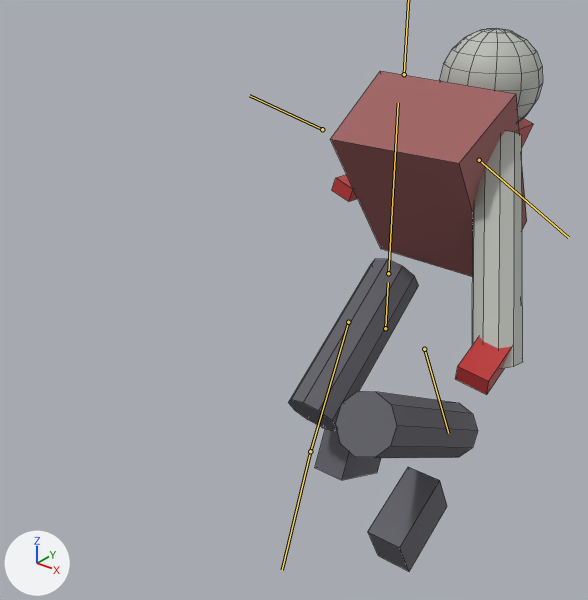
The FBX model Assets/Models/Characters/Zombie_Runner.fbx as it was, and as the next commit left it.
Camera for both pictures: a camera (50 mm lens) standing at (1.011, -1.654, 1.876) and looking at (-0.168, -0.181, 0.963). Every picture has the same lights, and +X, +Y and +Z are marked at lower left. The older version comes first. Both versions are drawn at frame 9 of the action 'Zombie_Runner_Rig|Walk'; the numbers are the values there. The bones that change, and the others that lie on the model, are drawn over the model as lines. Mesh edges are drawn as thin lines.

Objects in the first picture: 'Zombie_Runner'.
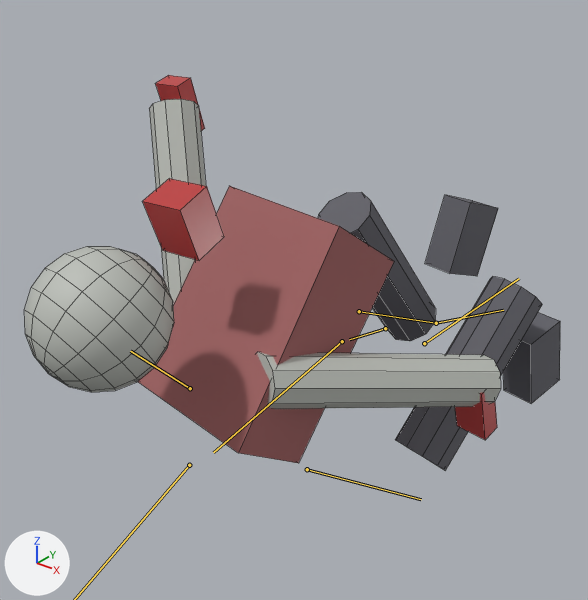
Location of each change, (x1, y1, x2, y2) in pixels of the pictures (588 x 600 px):
'Zombie_Runner', posed (111% wider, 27% shorter)
    before: (289, 28, 543, 571)
    after: (24, 75, 560, 470)
bone 'Hips', root to tip
    before: (385, 328) to (388, 282)
    after: (385, 328) to (349, 339)
bone 'Spine', root to tip
    before: (388, 273) to (398, 103)
    after: (342, 341) to (213, 452)
bone 'LeftUpperArm', root to tip
    before: (322, 129) to (249, 95)
    after: (190, 388) to (130, 351)
bone 'RightUpperArm', root to tip
    before: (479, 160) to (568, 237)
    after: (307, 469) to (421, 499)
bone 'LeftUpperLeg', root to tip
    before: (348, 322) to (310, 451)
    after: (359, 311) to (436, 323)
bone 'LeftLowerLeg', root to tip
    before: (310, 451) to (282, 570)
    after: (436, 323) to (503, 310)
bone 'RightUpperLeg', root to tip
    before: (424, 349) to (448, 433)
    after: (424, 343) to (519, 278)

The edits, one by one:
Bone 'Hips' (bone_hips) turns from (0, 0, 0) to (84, -11, 0) degrees about its own x, y and z.
Bone 'Spine' (bone_spine) turns from (0, 0, 0) to (25, 0, -1) degrees about its own x, y and z.
Bone 'Head' (bone_head) turns from (0, 0, 0) to (14, 0, 0) degrees about its own x, y and z.
Bone 'LeftUpperArm' (bone_leftupperarm) turns from (20, 0, 0) to (12, 0, 0) degrees about its own x, y and z.
Bone 'RightUpperArm' (bone_rightupperarm) turns from (-20, 0, 0) to (-12, 0, 0) degrees about its own x, y and z.
Bone 'LeftUpperLeg' (bone_leftupperleg) turns from (-25, 0, 0) to (-18, 0, 0) degrees about its own x, y and z.
Bone 'LeftLowerLeg' (bone_leftlowerleg) turns from (0, 0, 0) to (10, 0, 0) degrees about its own x, y and z.
Bone 'RightUpperLeg' (bone_rightupperleg) turns from (25, 0, 0) to (18, 0, 0) degrees about its own x, y and z.
